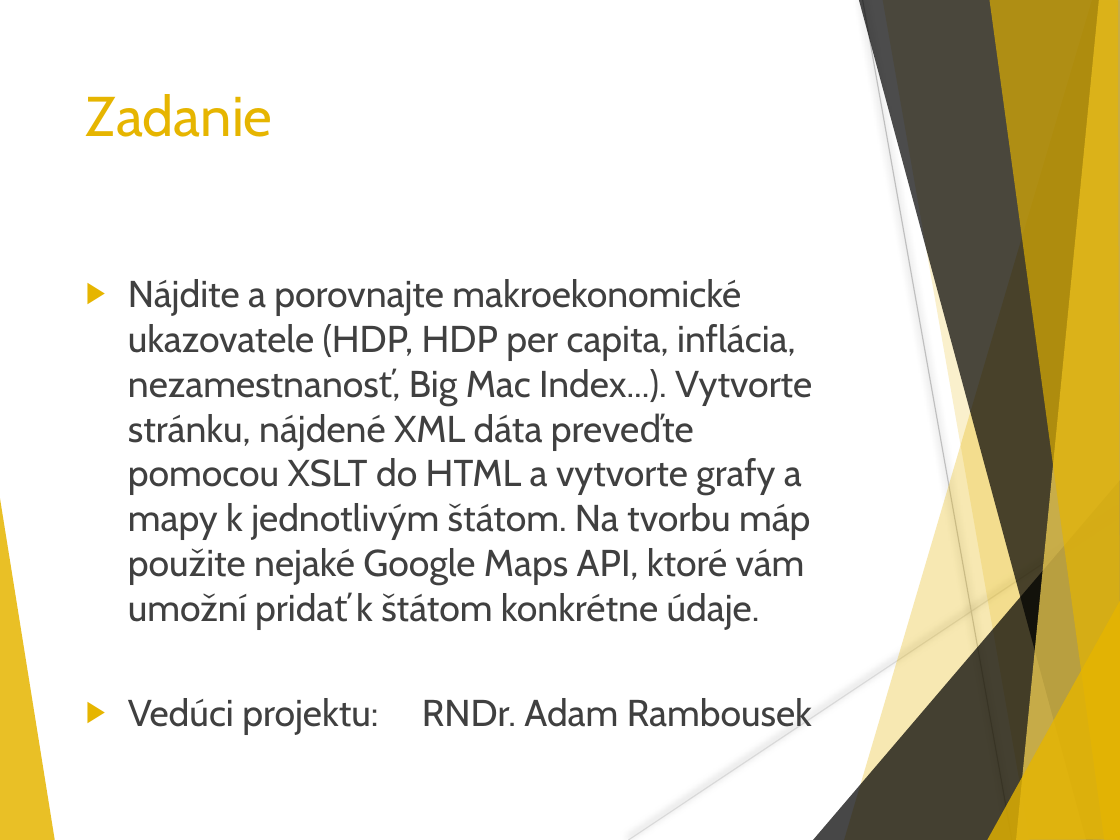
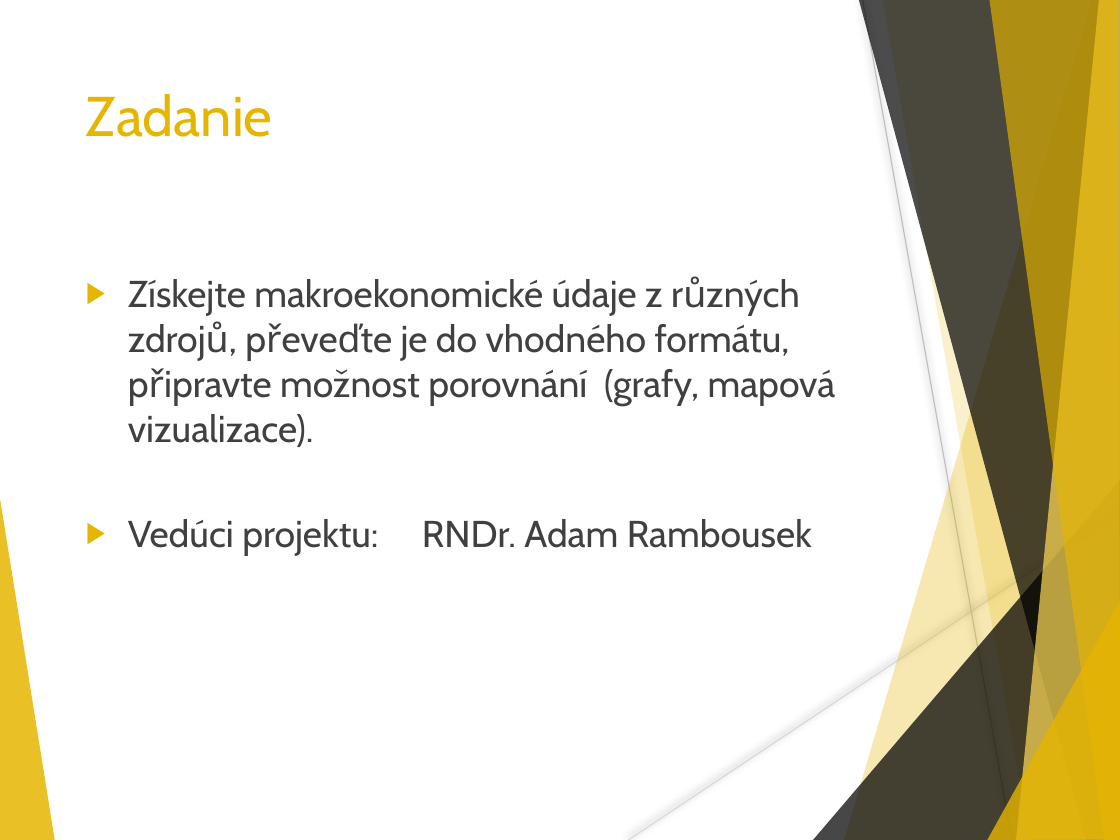
Before and after one commit to tborcin/Comparison-and-visualization-of-macroeconomic-data, a slide deck: slide 3 of PrezentaciaMC.pptx. Drawn at 1120x840 pixels with LibreOffice and Linux fonts; fonts in the diff are those of the drawing. Boxes give left, top, right and bottom in pixels: in the first picture for what was removed or moved away, otherwise in the second. Text is boxed around its words. In the diff, an @@ line names an element or a change of style, - is before the commit and + after.

Commit message:
final presentation

```diff
--- a/PrezentaciaMC.pptx
+++ b/PrezentaciaMC.pptx
@@ text at (x1=128, y1=279, x2=836, y2=447): text changed @@
-▶ Nájdite a porovnajte makroekonomické ukazovatele (HDP, HDP per capita, inflácia, nezamestnanosť, Big Mac Index...). Vytvorte stránku, nájdené XML dáta preveďte pomocou XSLT do HTML a vytvorte grafy a mapy k jednotlivým štátom. Na tvorbu máp použite nejaké Google Maps API, ktoré vám umožní pridať k štátom konkrétne údaje.
+▶ Získejte makroekonomické údaje z různých zdrojů, převeďte je do vhodného formátu, připravte možnost porovnání (grafy, mapová vizualizace).
```
Also in this commit, not shown: 4 other slides changed, 7 slides added, 4 slides removed, 4 other files.
